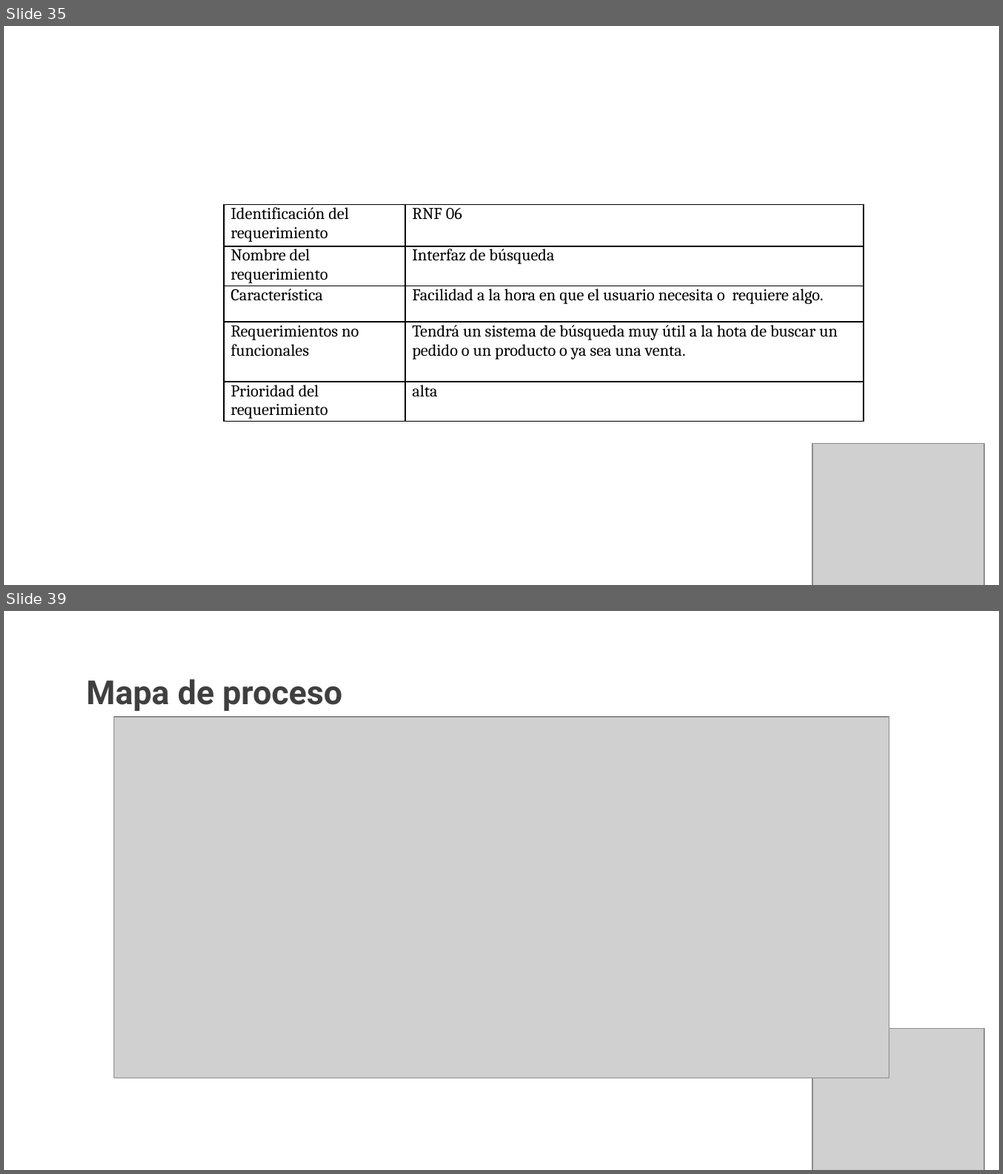
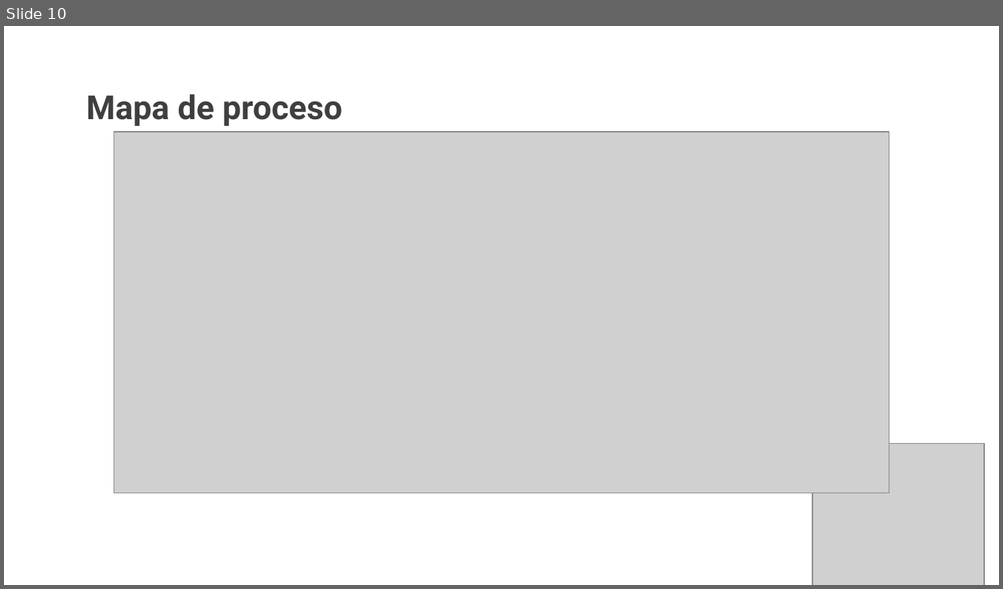
Before and after one commit to Azbanedit/azban-sb, a slide deck: DOCS/TRIMESTRE I/Presentación diapositivas azban.pptx. Shown one above the other, each under a label of ours: slides 35 and 39 before the commit, slide 10 after it; the slides between them are not shown. The pictures are 1003x1174 and 1003x589 pixels, drawn with LibreOffice and Linux fonts; fonts in the diff are those of the drawing; grey boxes stand for pictures; background and template pictures are left out. Boxes give left, top, right and bottom in pixels: in the first picture for what was removed or moved away, otherwise in the second. Text is boxed around its words. In the diff, an @@ line names an element or a change of style, - is before the commit and + after.

```diff
--- a/DOCS/TRIMESTRE I/Presentación diapositivas azban.pptx
+++ b/DOCS/TRIMESTRE I/Presentación diapositivas azban.pptx
@@ slide 35 removed at (4,26,999,585), background picture (left out) @@
@@ table removed at (224,205,862,531), 5 rows, 2 columns @@
-Identificación del requerimiento | RNF 06
-Nombre del requerimiento | Interfaz de búsqueda
-Característica | Facilidad a la hora en que el usuario necesita o requiere algo.
-Requerimientos no funcionales | Tendrá un sistema de búsqueda muy útil a la hota de buscar un pedido o un producto o ya sea una venta.
-Prioridad del requerimiento | alta
@@ picture removed at (813,443,984,585) @@
@@ what was slide 39 is now slide 10 @@
```
Also in this commit, not shown: 4 slides changed, 2 slides added, 33 other slides removed, 3 other files.
